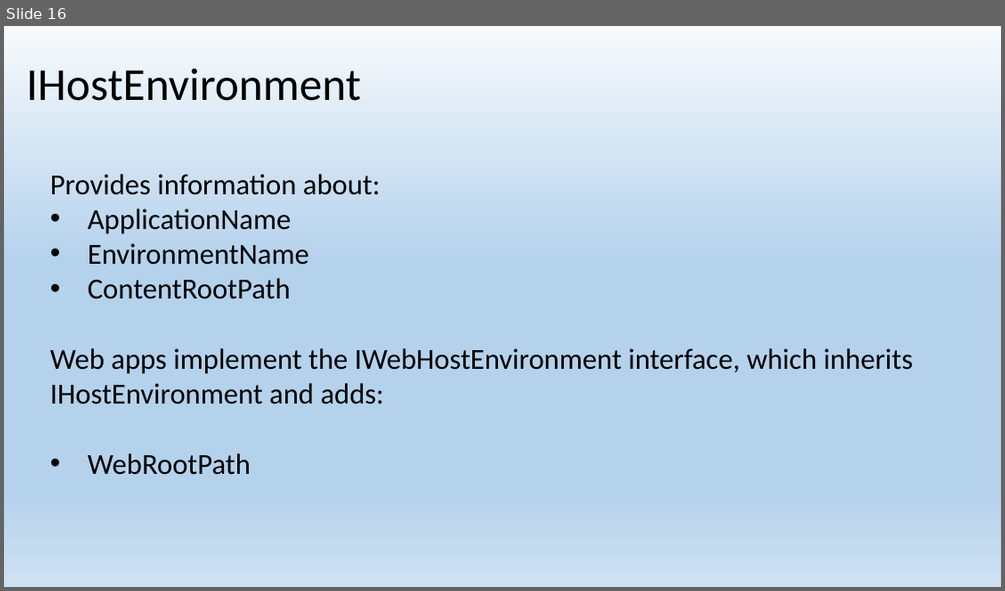
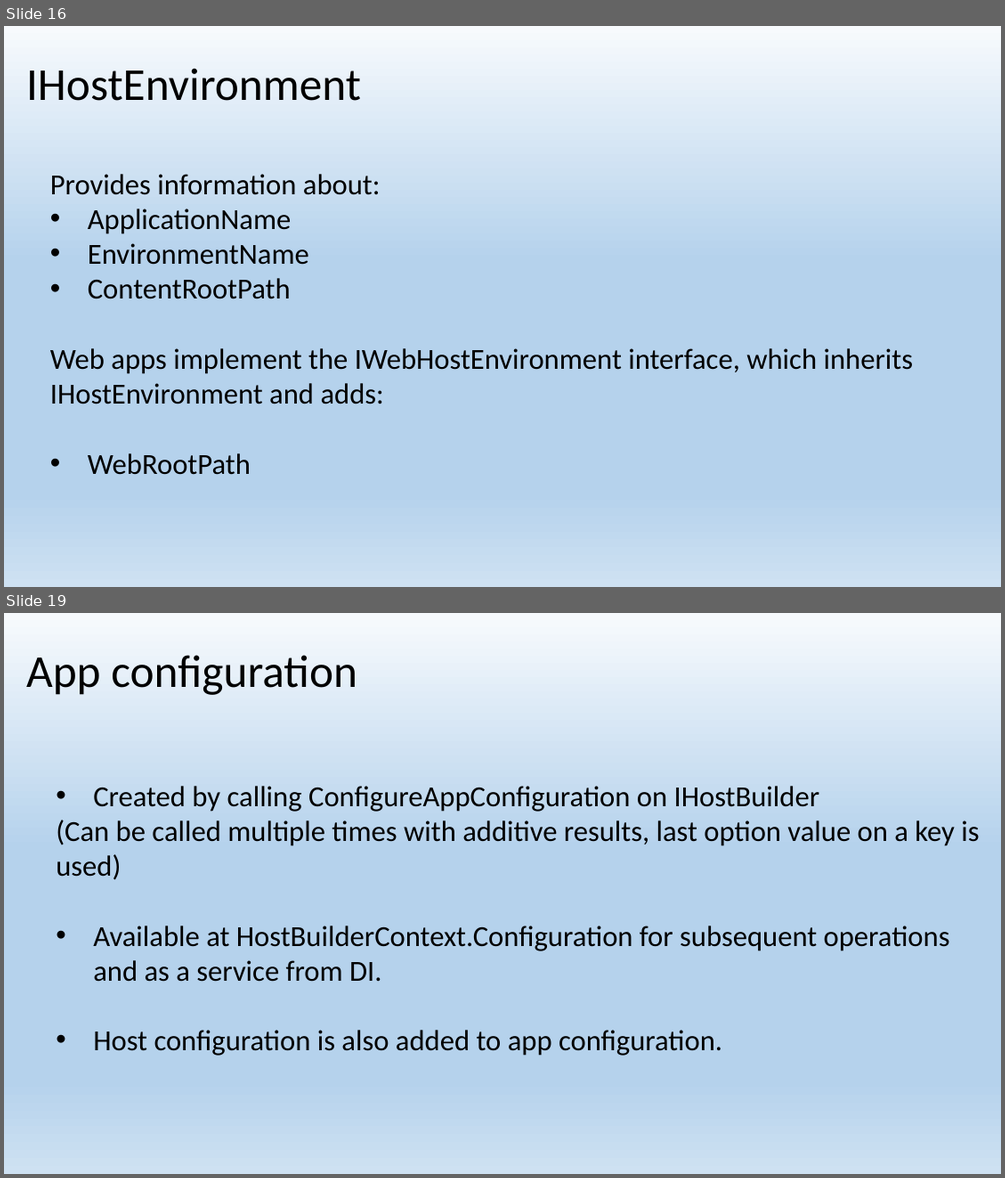
Before and after one commit to EPilyaev/ASPNetCoreMVC, a slide deck: Host&Startup&Di.pptx. Shown one above the other, each under a label of ours: slide 16 before the commit, slides 16 and 19 after it; the slides between them are not shown. The pictures are 1005x591 and 1005x1178 pixels, drawn with LibreOffice and Linux fonts; fonts in the diff are those of the drawing. Boxes give left, top, right and bottom in pixels: in the first picture for what was removed or moved away, otherwise in the second. Text is boxed around its words. In the diff, an @@ line names an element or a change of style, - is before the commit and + after.

Commit message:
Add Host configuration - Web app settings slides

```diff
--- a/Host&Startup&Di.pptx
+++ b/Host&Startup&Di.pptx
@@ slide 19 added at box(4, 613, 1001, 1174), background gradient #F7FAFD to #B5D2EC to #CEE1F2 @@
@@ title added at box(26, 655, 357, 695), 44 pt, text #000000 @@
+App configuration
@@ text added at box(56, 786, 979, 1055), 28 pt, text #000000 @@
+• Created by calling ConfigureAppConfiguration on IHostBuilder
+(Can be called multiple times with additive results, last option value on a key is used)
+• Available at HostBuilderContext.Configuration for subsequent operations and as a service from DI.
+• Host configuration is also added to app configuration.
```
Also in this commit, not shown: 2 slides changed, 15 other slides added, 1 slide removed, 1 other file.
